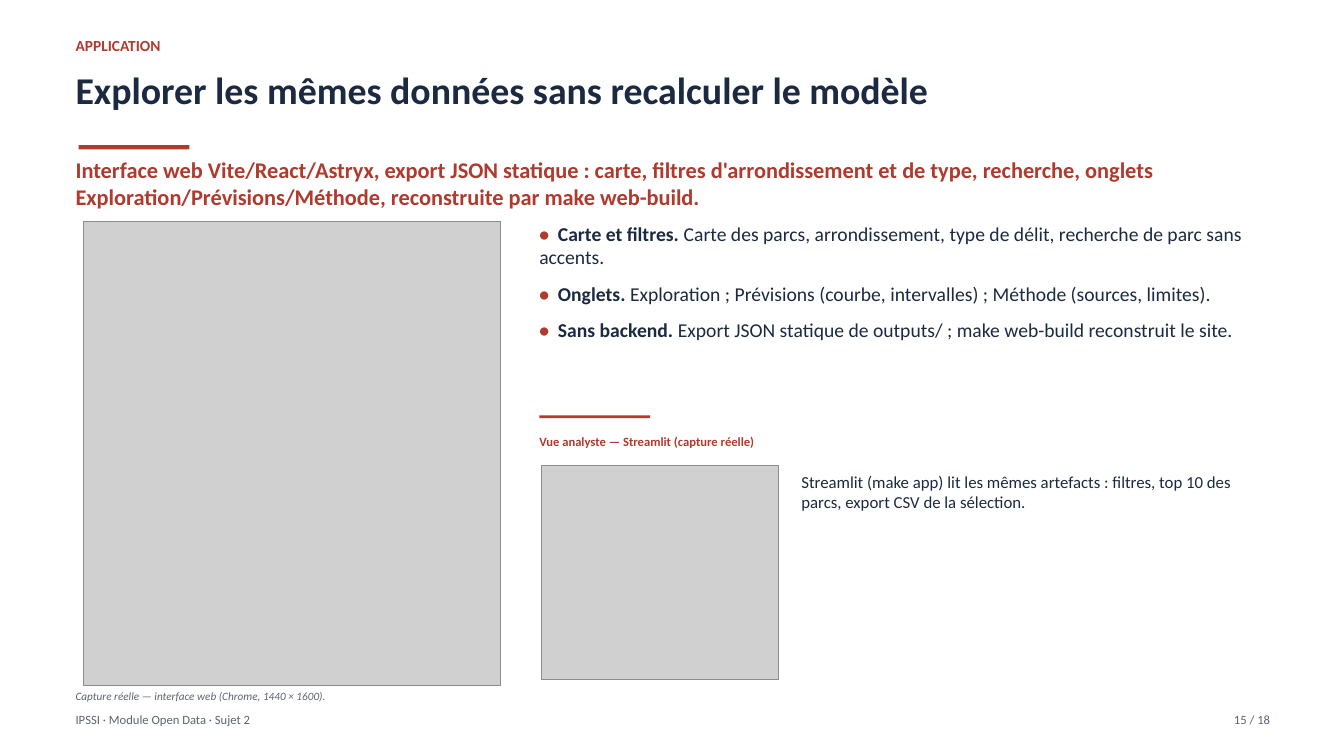
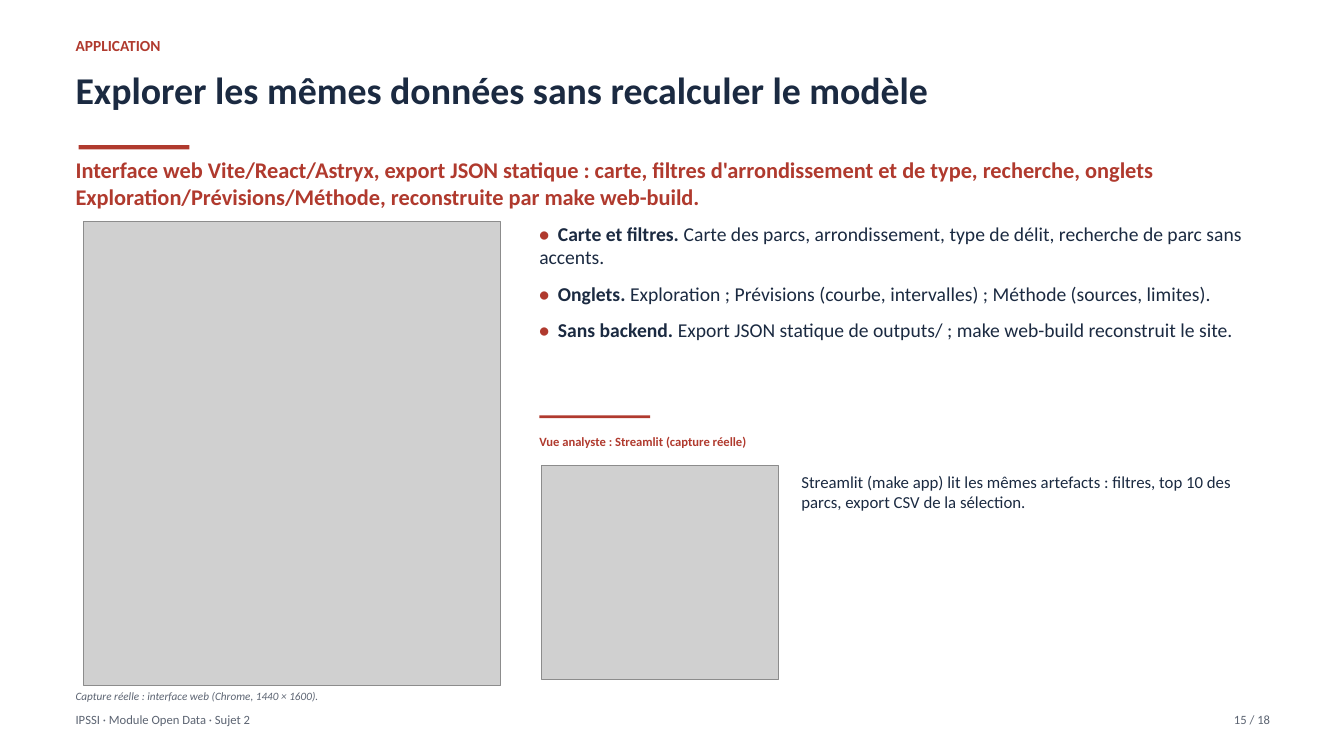
Before and after one commit to fayesarah555/NYC-Crime, a slide deck: slide 15 of presentation/nyc_crime_deck.pptx. Drawn at 1344x756 pixels with LibreOffice and Linux fonts; fonts in the diff are those of the drawing; grey boxes stand for pictures. Boxes give left, top, right and bottom in pixels: in the first picture for what was removed or moved away, otherwise in the second. Text is boxed around its words. In the diff, an @@ line names an element or a change of style, - is before the commit and + after.

```diff
--- a/presentation/nyc_crime_deck.pptx
+++ b/presentation/nyc_crime_deck.pptx
@@ text at box(539, 437, 746, 448): text changed @@
-Vue analyste — Streamlit (capture réelle)
+Vue analyste : Streamlit (capture réelle)
@@ text at box(76, 692, 318, 702): text changed @@
-Capture réelle — interface web (Chrome, 1440 × 1600).
+Capture réelle : interface web (Chrome, 1440 × 1600).
```
Also in this commit, not shown: 4 other slides changed, 13 other files.
